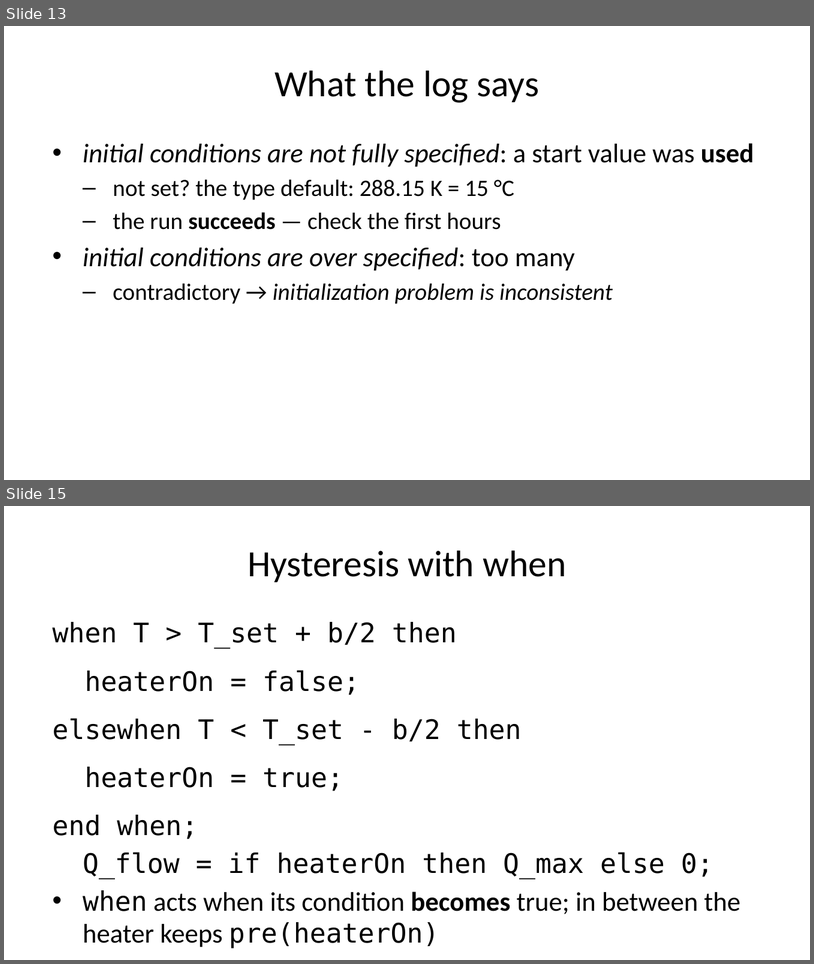
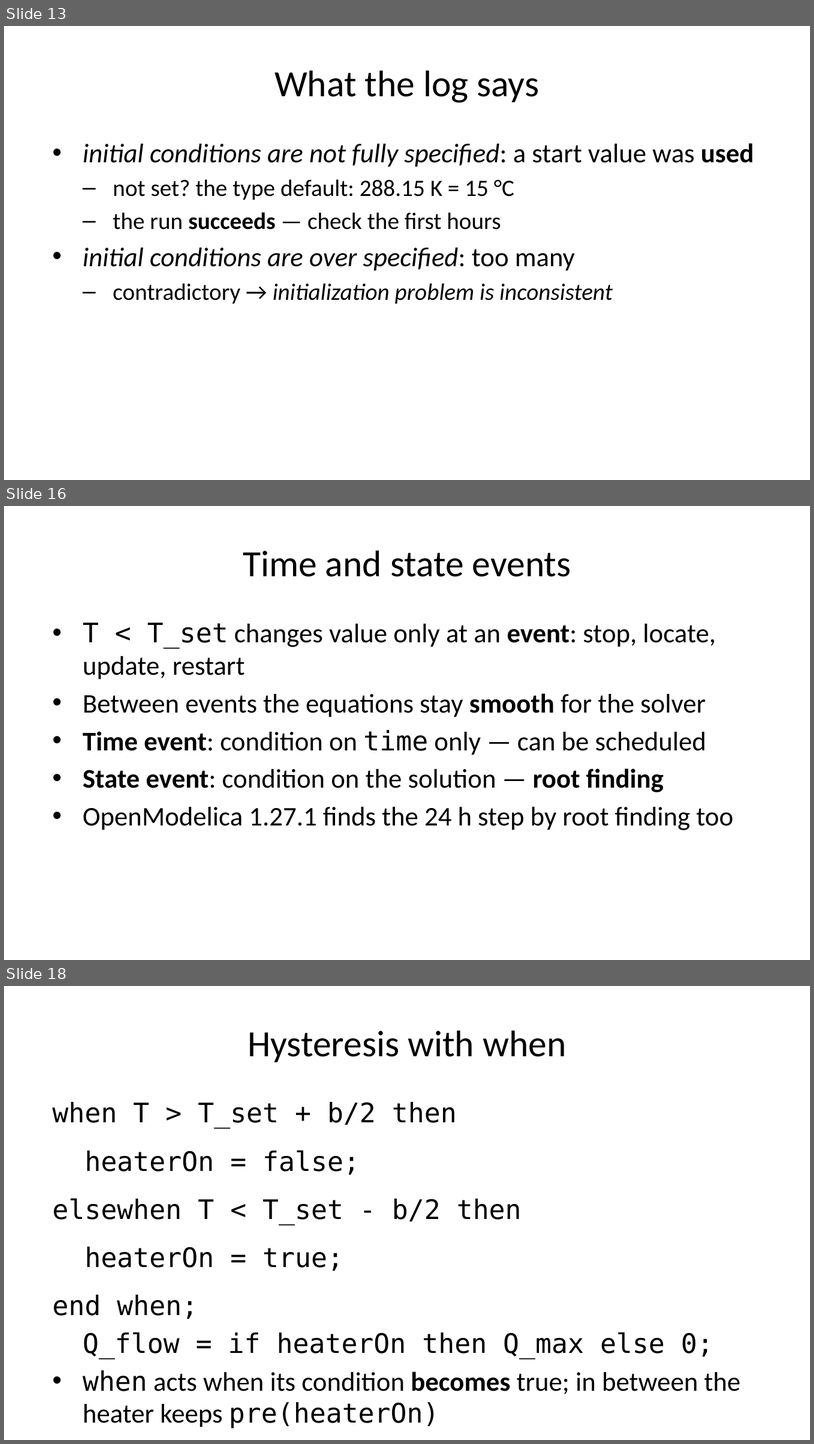
Before and after one commit to DSSchiera/energy-systems-modelica-python-course-participant, a slide deck: slides/session_04/session_04.pptx. Shown one above the other, each under a label of ours: slides 13 and 15 before the commit, slides 13, 16 and 18 after it; the slides between them are not shown. The pictures are 814x964 and 814x1444 pixels, drawn with LibreOffice and Linux fonts; fonts in the diff are those of the drawing. Boxes give left, top, right and bottom in pixels: in the first picture for what was removed or moved away, otherwise in the second. Text is boxed around its words. In the diff, an @@ line names an element or a change of style, - is before the commit and + after.

```diff
--- a/slides/session_04/session_04.pptx
+++ b/slides/session_04/session_04.pptx
@@ slide 16 added at box(4, 506, 810, 960), background #FFFFFF @@
@@ title added at box(243, 550, 572, 577), 33 pt, text #000000 @@
+Time and state events
@@ text added at box(83, 622, 734, 830), 24 pt, text #000000 @@
+• T < T_set changes value only at an event: stop, locate, update, restart
+• Between events the equations stay smooth for the solver
+• Time event: condition on time only — can be scheduled
+• State event: condition on the solution — root finding
+• OpenModelica 1.27.1 finds the 24 h step by root finding too
@@ what was slide 15 is now slide 18 @@
```
Also in this commit, not shown: 3 slides changed, 4 other slides added, 2 slides removed, 11 other files.
